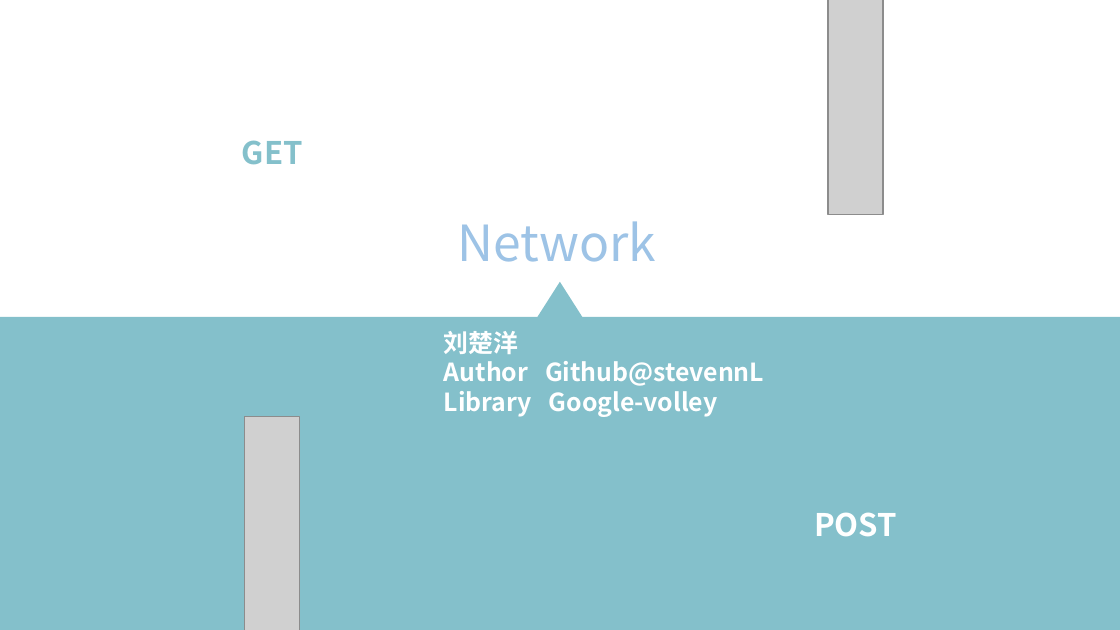
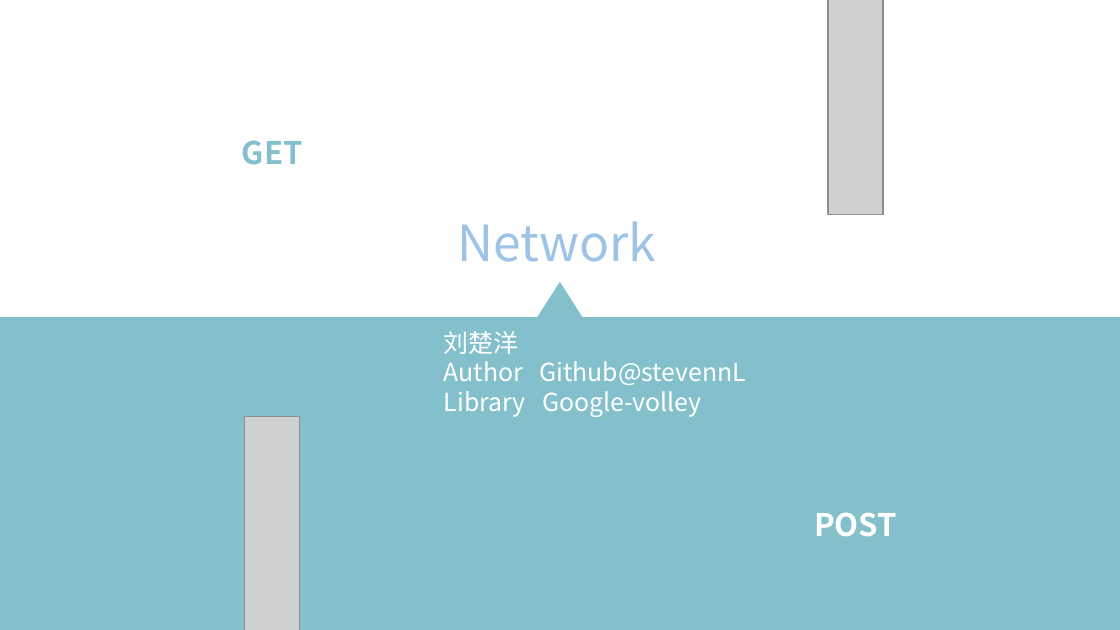
Before and after one commit to androids7/tastysnake, a slide deck: slide 7 of doc/presentation.pptx. Drawn at 1120x630 pixels with LibreOffice and Linux fonts; fonts in the diff are those of the drawing; grey boxes stand for pictures. Boxes give left, top, right and bottom in pixels: in the first picture for what was removed or moved away, otherwise in the second. Text is boxed around its words. In the diff, an @@ line names an element or a change of style, - is before the commit and + after.

```diff
--- a/doc/presentation.pptx
+++ b/doc/presentation.pptx
@@ text "刘楚洋" at box(444, 331, 746, 417): bold off @@
```
Also in this commit, not shown: 7 other slides changed.
